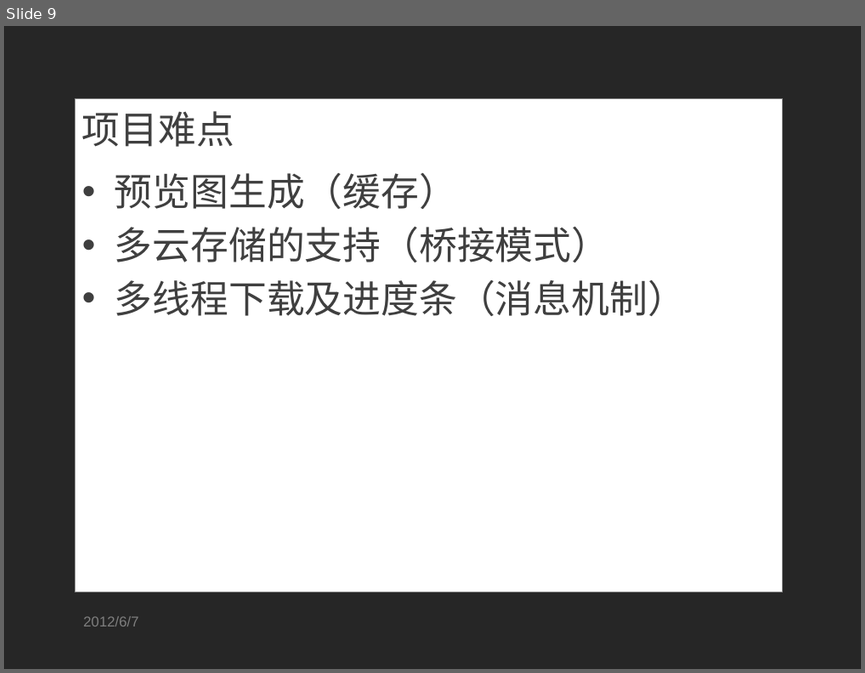
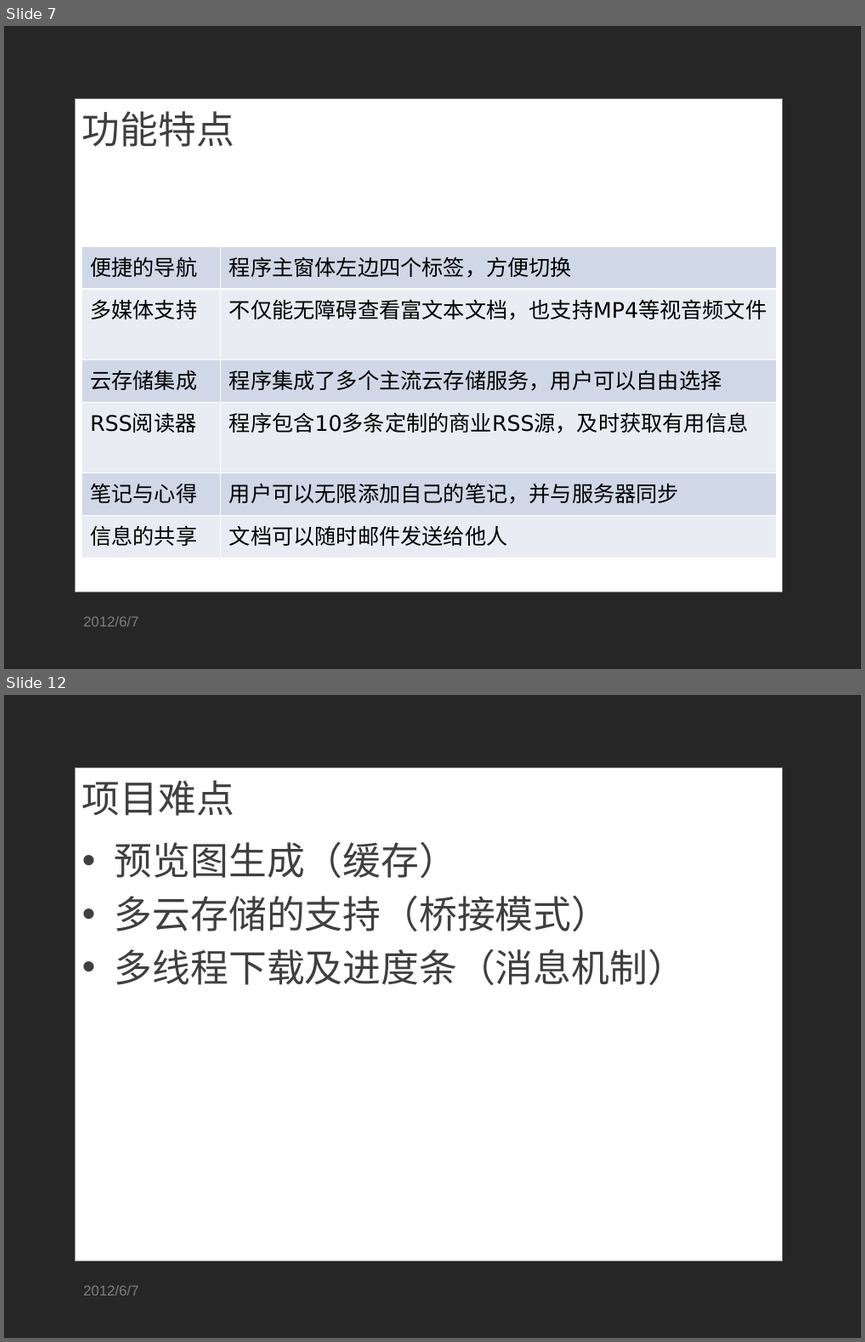
Before and after one commit to SoSkyrim/ricky-tan, a slide deck: work/毕业设计_答辩.pptx. Shown one above the other, each under a label of ours: slide 9 before the commit, slides 7 and 12 after it; the slides between them are not shown. The pictures are 865x673 and 865x1342 pixels, drawn with LibreOffice and Linux fonts; fonts in the diff are those of the drawing; background and template pictures are left out. Boxes give left, top, right and bottom in pixels: in the first picture for what was removed or moved away, otherwise in the second. Text is boxed around its words. In the diff, an @@ line names an element or a change of style, - is before the commit and + after.

```diff
--- a/work/毕业设计_答辩.pptx
+++ b/work/毕业设计_答辩.pptx
@@ slide 7 added at (4,26,861,669), background picture (left out); not listed: 1 template element that a slide beside it also shows @@
@@ title added at (82,111,234,147), 32 pt, text #3F3F3F @@
+功能特点
@@ table added at (82,246,777,549), 6 rows, 2 columns @@
+便捷的导航 | 程序主窗体左边四个标签，方便切换
+多媒体支持 | 不仅能无障碍查看富文本文档，也支持MP4等视音频文件
+云存储集成 | 程序集成了多个主流云存储服务，用户可以自由选择
+RSS阅读器 | 程序包含10多条定制的商业RSS源，及时获取有用信息
+笔记与心得 | 用户可以无限添加自己的笔记，并与服务器同步
+信息的共享 | 文档可以随时邮件发送给他人
@@ text added at (83,616,138,626), 12 pt, text #7F7F7F @@
+2012/6/7
@@ what was slide 9 is now slide 12 @@
```
Also in this commit, not shown: 8 slides changed, 2 other slides added, 4 other files.
